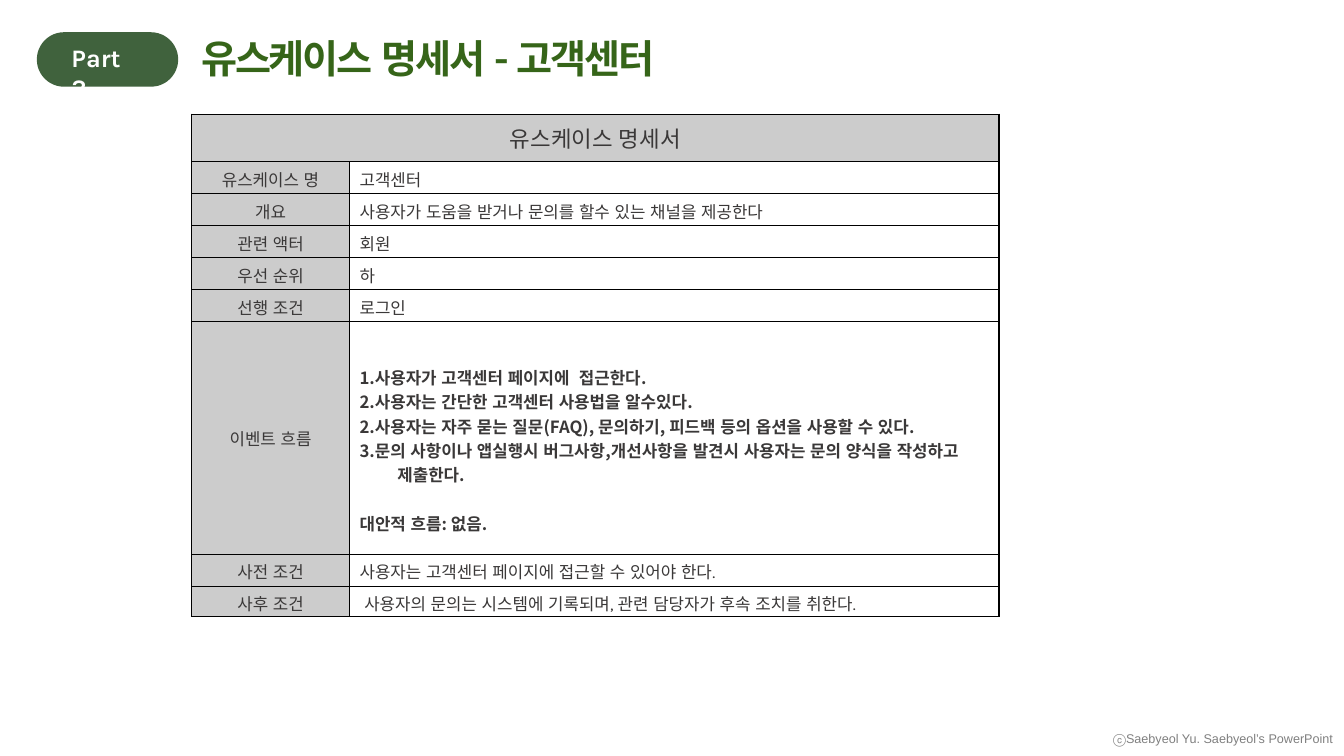
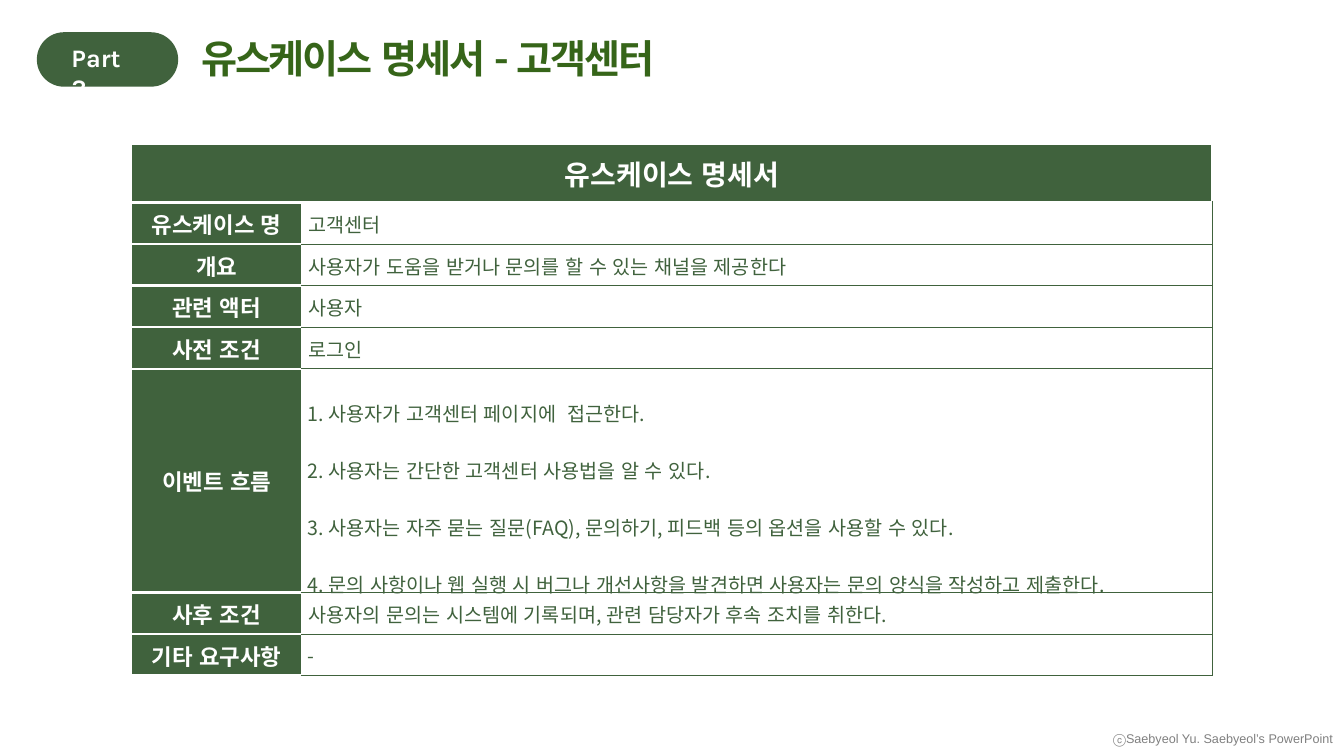
Before and after one commit to Yoon-jae-min/UsecaseDiagram, a slide deck: slide 12 of 수정/2조 요구사항 확인, 유스케이스(발표).pptx. Drawn at 1344x756 pixels with LibreOffice and Linux fonts; fonts in the diff are those of the drawing. Boxes give left, top, right and bottom in pixels: in the first picture for what was removed or moved away, otherwise in the second. Text is boxed around its words. In the diff, an @@ line names an element or a change of style, - is before the commit and + after.

```diff
--- a/수정/2조 요구사항 확인, 유스케이스(발표).pptx
+++ b/수정/2조 요구사항 확인, 유스케이스(발표).pptx
@@ table at <box>131,144,1213,676</box> @@
-row 3: 개요 | 사용자가 도움을 받거나 문의를 할수 있는 채널을 제공한다
-row 4: 관련 액터 | 회원
-row 5: 우선 순위 | 하
-row 6: 선행 조건 | 로그인
-row 7: 이벤트 흐름 | 1.사용자가 고객센터 페이지에 접근한다. / 2.사용자는 간단한 고객센터 사용법을 알수있다. / 2.사용자는 자주 묻는 질문(FAQ), 문의하기, 피드백 등의 옵션을 사용할 수 있다. / 3.문의 사항이나 앱실행시 버그사항,개선사항을 발견시 사용자는 문의 양식을 작성하고 제출한다. / 대안적 흐름: 없음.
-row 8: 사전 조건 | 사용자는 고객센터 페이지에 접근할 수 있어야 한다.
+row 3: 개요 | 사용자가 도움을 받거나 문의를 할 수 있는 채널을 제공한다
+row 4: 관련 액터 | 사용자
+row 5: 사전 조건 | 로그인
+row 6: 이벤트 흐름 | 1. 사용자가 고객센터 페이지에 접근한다. / 2. 사용자는 간단한 고객센터 사용법을 알 수 있다. / 3. 사용자는 자주 묻는 질문(FAQ), 문의하기, 피드백 등의 옵션을 사용할 수 있다. / 4. 문의 사항이나 웹 실행 시 버그나 개선사항을 발견하면 사용자는 문의 양식을 작성하고 제출한다.
+row 8: 기타 요구사항 | -
@@ table: place and size @@
-table at <box>192,114,999,616</box>
+table at <box>131,144,1213,676</box>
```
Also in this commit, not shown: 15 other slides changed.
